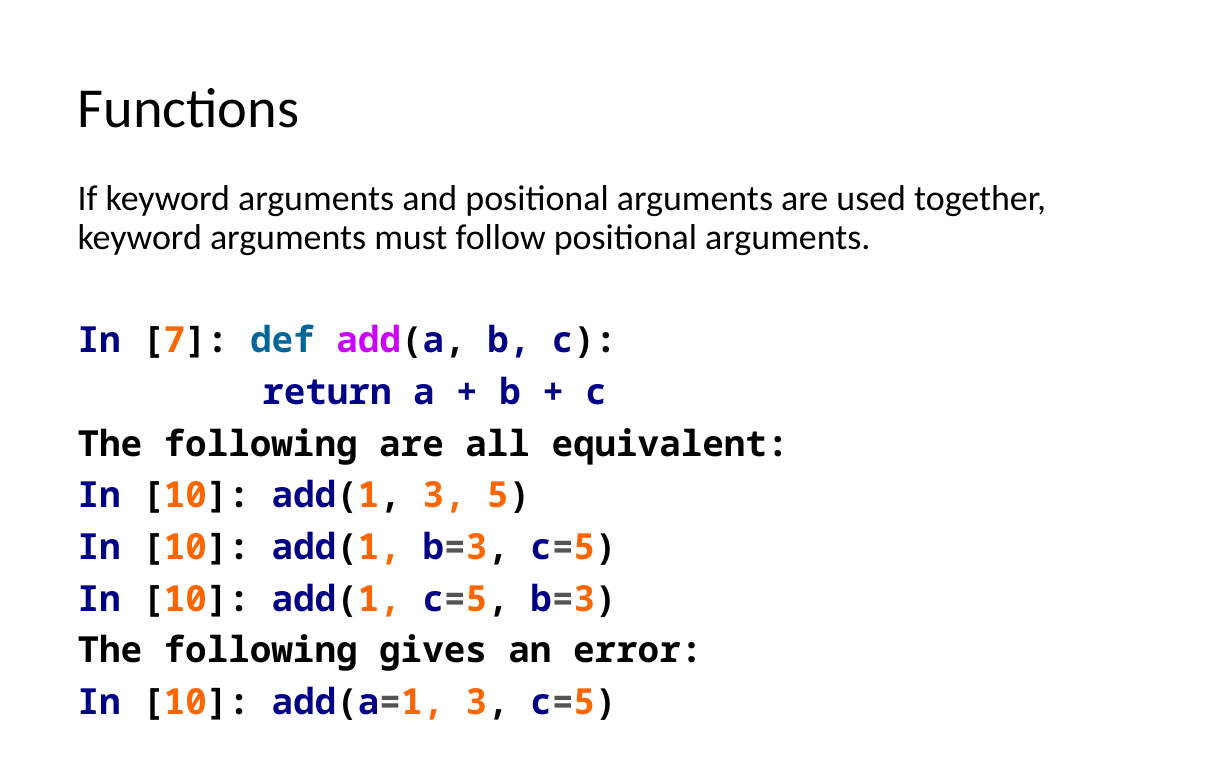
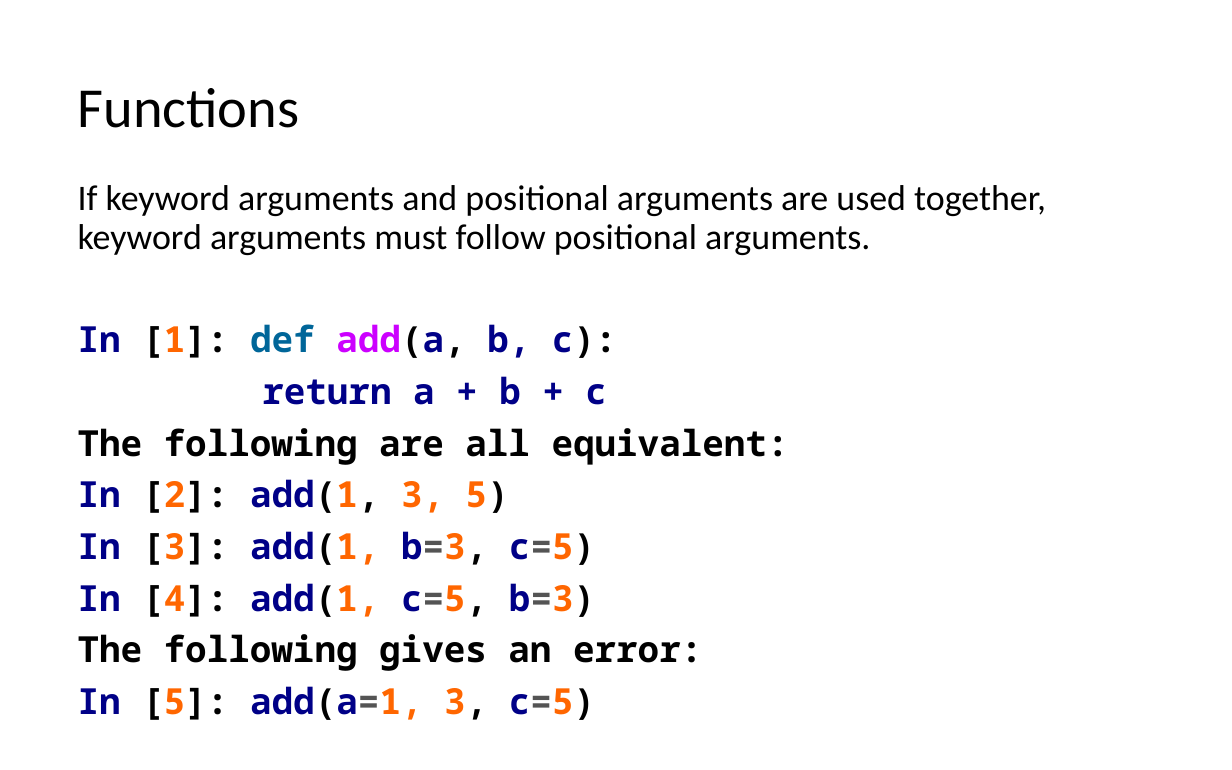
Before and after one commit to LongBaoNguyen/longbaonguyen.github.io, a slide deck: slide 7 of courses/apcsp/lect8.pptx (slide 6 before the commit). Drawn at 1232x770 pixels with LibreOffice and Linux fonts; fonts in the diff are those of the drawing. Boxes give left, top, right and bottom in pixels: in the first picture for what was removed or moved away, otherwise in the second. Text is boxed around its words. In the diff, an @@ line names an element or a change of style, - is before the commit and + after.

```diff
--- a/courses/apcsp/lect8.pptx
+++ b/courses/apcsp/lect8.pptx
@@ text at box(78, 324, 617, 358): text changed @@
-In [7]: def add(a, b, c):
+In [1]: def add(a, b, c):
@@ text at box(78, 479, 595, 617): text changed @@
-In [10]: add(1, 3, 5)
-In [10]: add(1, b=3, c=5)
-In [10]: add(1, c=5, b=3)
+In [2]: add(1, 3, 5)
+In [3]: add(1, b=3, c=5)
+In [4]: add(1, c=5, b=3)
@@ text at box(78, 686, 595, 720): text changed @@
-In [10]: add(a=1, 3, c=5)
+In [5]: add(a=1, 3, c=5)
```
Also in this commit, not shown: 7 other slides changed, 1 slide added, 1 slide removed, 7 other files.
